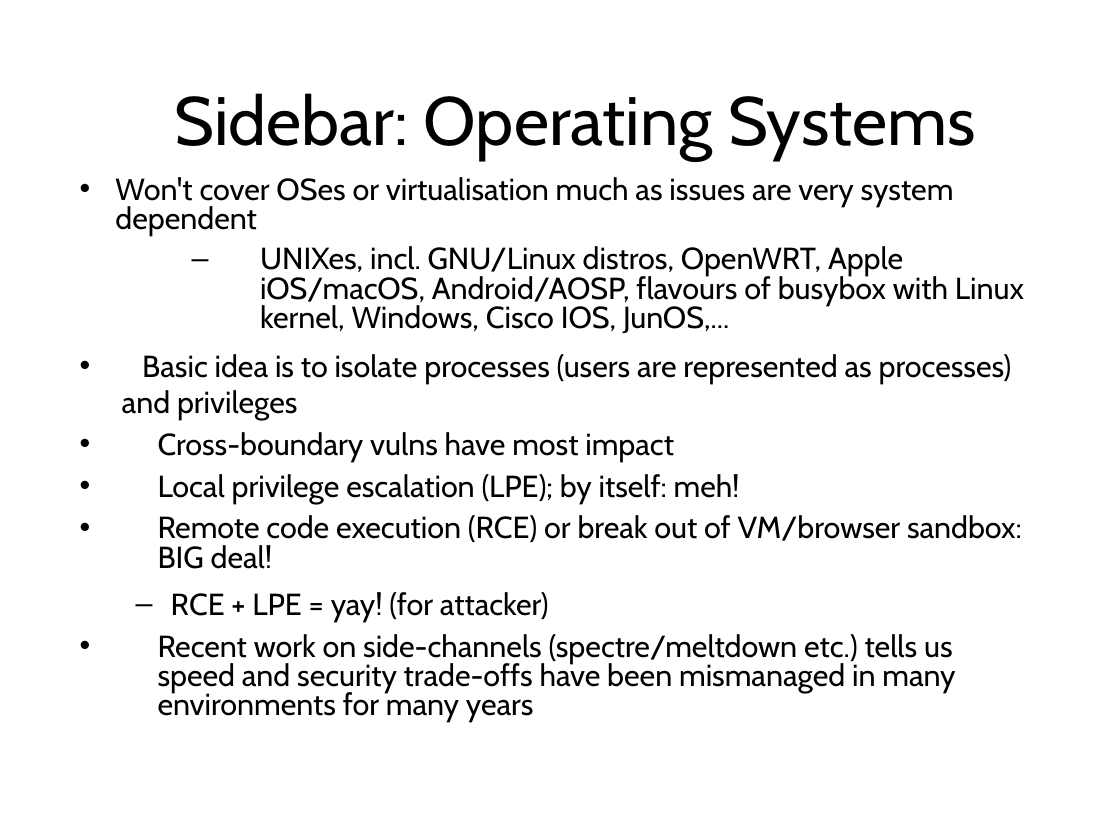
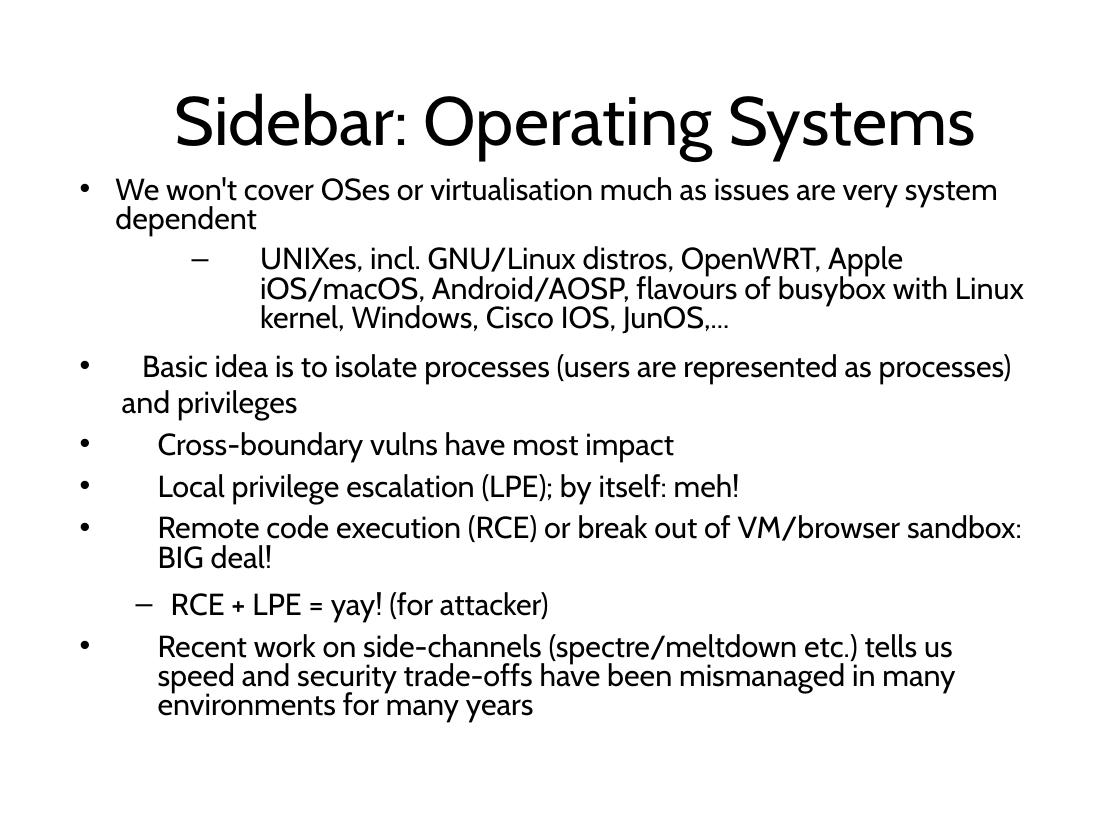
Before and after one commit to sftcd/cs7053, a slide deck: slide 17 of 2023lectures/02-concepts.odp. Drawn at 1120x840 pixels with LibreOffice and Linux fonts; fonts in the diff are those of the drawing. Boxes give left, top, right and bottom in pixels: in the first picture for what was removed or moved away, otherwise in the second. Text is boxed around its words. In the diff, an @@ line names an element or a change of style, - is before the commit and + after.

```diff
--- a/2023lectures/02-concepts.odp
+++ b/2023lectures/02-concepts.odp
@@ text at box(115, 177, 998, 236): text changed @@
-• Won't cover OSes or virtualisation much as issues are very system dependent
+• We won't cover OSes or virtualisation much as issues are very system dependent
```
Also in this commit, not shown: 11 other slides changed, 1 slide removed, 2 other files.
